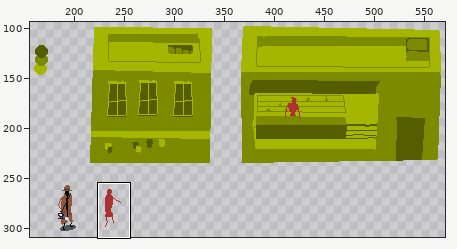
Two states of a pixel-art file, Assets/Resources/Sprites/Frame.aseprite. Above, an overview of the earlier version with the close-up marked.
Close-up. Before:
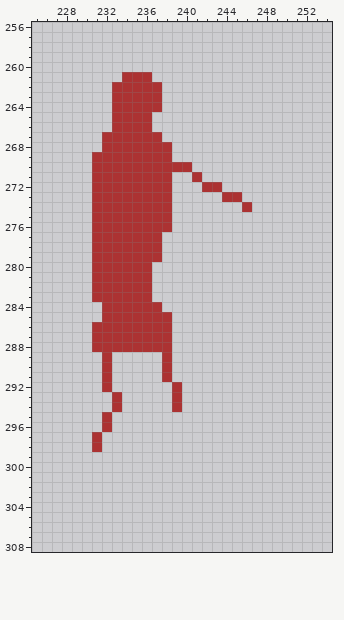
600x400 pixels, 1 frame. Shown: x 225..254, y 256..308. The wide view leaves out empty margins.
After the commit:
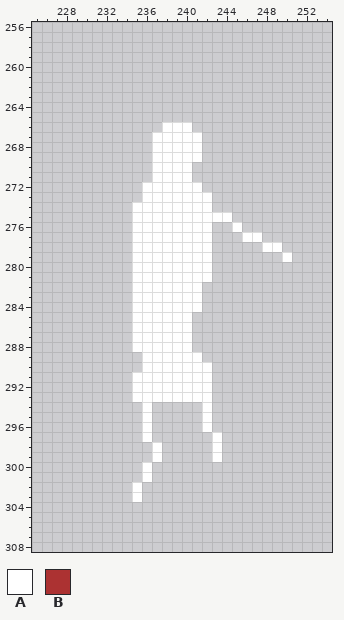
Palette (. is transparent): A #ffffff  B #ac3232
The exact change:
Layer "Perspective1/PeopleA":
Colour A is added in row 266 at x 238 to 240; in row 267 at x 238 to 241; in rows 268 to 269 at x 239 to 241; in row 271 at x 239 to 240; in row 272 at x 239 to 241; in rows 273 to 274 at x 239 to 242.
Colour A is added in row 275 at x 239 to 244; in row 276 at x 239 to 242 and 245; in row 277 at x 238 to 242 and 246 to 247; in row 278 at x 238 to 242 and 248 to 249; in row 279 at x 238 to 242 and 250; in rows 280 to 281 at x 237 to 242.
Colour A is added in rows 282 to 283 at x 237 to 241; in row 284 at x 238 to 241; in rows 285 to 288 at x 239 to 240; in row 289 at x 236 to 237 and 239 to 241; in row 290 at x 236 to 237 and 239 to 242; in row 291 at x 235 to 237 and 239 to 242.
Colour A is added in rows 292 to 293 at x 235 to 238 and 240 to 242; in rows 294 to 296 at x 236 and 242; in row 297 at x 236 and 243; in rows 298 to 299 at x 237 and 243; in rows 300 to 301 at x 236; in rows 302 to 303 at x 235.
Colour A replaces colour B in row 267 at x 237; in rows 268 to 269 at x 237 to 238; in row 270 at x 237 to 240; in row 271 at x 237 to 238; in rows 272 to 273 at x 236 to 238; in rows 274 to 276 at x 235 to 238.
Colour A replaces colour B in rows 277 to 279 at x 235 to 237; in rows 280 to 283 at x 235 to 236; in row 284 at x 235 to 237; in rows 285 to 288 at x 235 to 238; in rows 289 to 291 at x 238; in rows 292 to 293 at x 239.
The author cleared colour B in row 261 at x 234 to 236; in rows 262 to 264 at x 233 to 237; in rows 265 to 266 at x 233 to 236; in rows 267 to 268 at x 232 to 236; in rows 269 to 270 at x 231 to 236; in row 271 at x 231 to 236 and 241.
The author cleared colour B in row 272 at x 231 to 235 and 242 to 243; in row 273 at x 231 to 235 and 244 to 245; in row 274 at x 231 to 234 and 246; in rows 275 to 283 at x 231 to 234; in rows 284 to 285 at x 232 to 234; in rows 286 to 288 at x 231 to 234.
The author cleared colour B in rows 289 to 292 at x 232; in row 293 at x 233; in row 294 at x 233 and 239; in rows 295 to 296 at x 232; in rows 297 to 298 at x 231.
Pixel boxes of the changes (left, top, right, bottom) in both close-ups:
changed: (92, 72, 292, 502)
